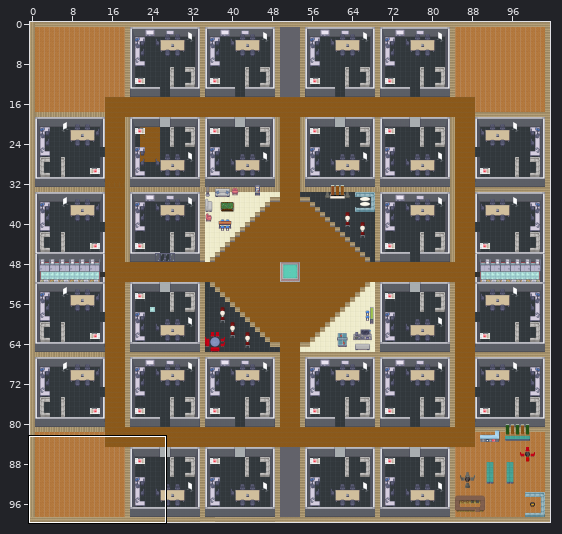
An edit to a level. Tiled map (JSON), tda_Teams.tmj. Above: a wide view before the commit, with the close-up outlined.
Close-up. Old version:
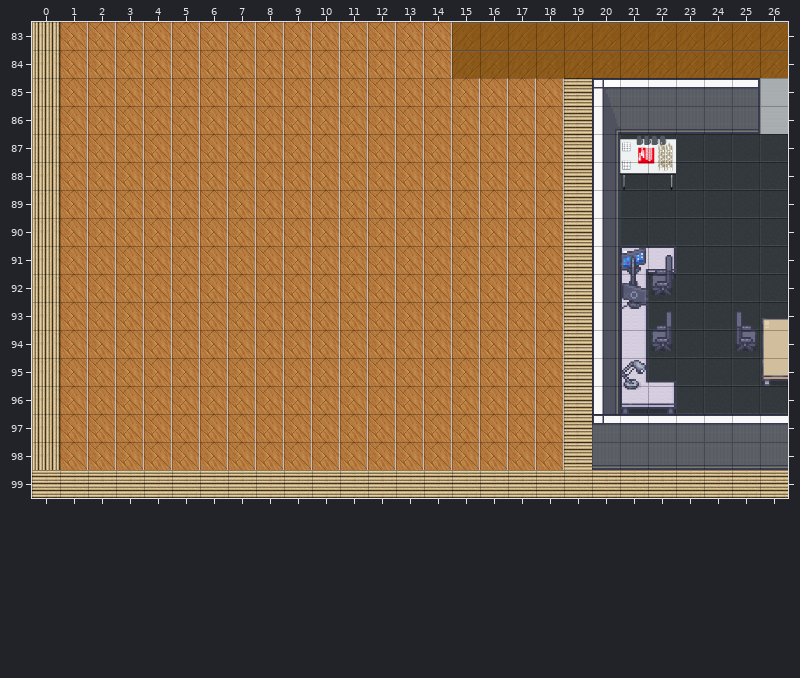
Cells are 32x32 px. Shown: x 0..26, y 83..99. The commit also changed other parts of the map, which this record leaves out.
The result:
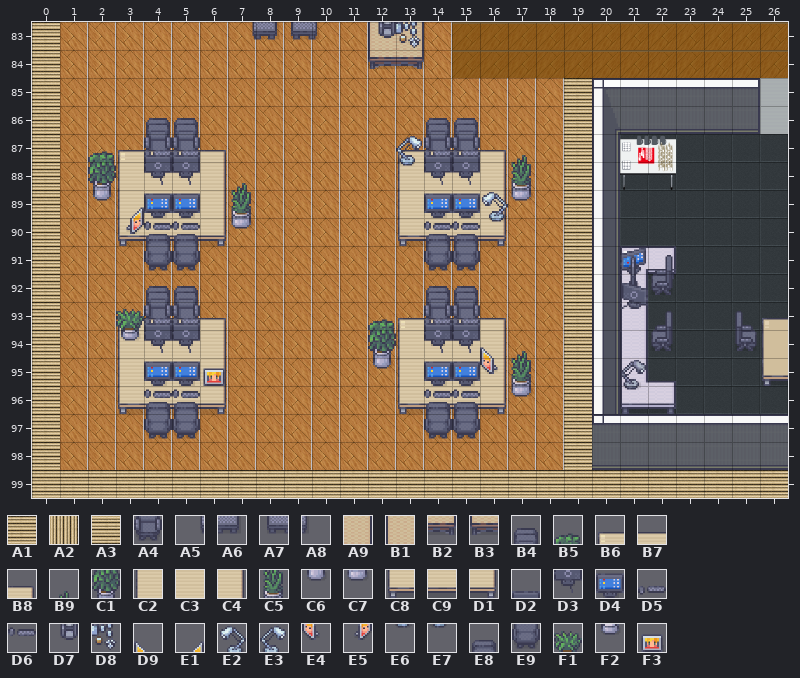
Key: from "Chunk 1": A1 11 flipped left-right, A2 11 flipped on the other diagonal, A3 11 flipped up-down, A4 69, A5 254, A6 255; from "Chunk 2": A7 0, A8 1, A9 3, B1 3 flipped left-right, B2 8, B3 8 flipped left-right, B4 9, B5 11, B6 12, B7 13, B8 14, B9 15, C1 17, C2 18, C3 19, C4 20, C5 21, C6 24, C7 25, C8 26, C9 27, D1 28, D2 60, D3 61, D4 62, D5 63, D6 63 flipped up-down, D7 136, D8 137, D9 141, E1 141 flipped left-right, E2 142, E3 142 flipped left-right, E4 143, E5 143 flipped left-right, E6 144, E7 144 flipped left-right, E8 164, E9 165, F1 173, F2 174, F3 175.
__ is an empty cell, .. an unchanged one.
Tiles of an added or newly shown layer are drawn over the layers below it.
Edits made:
--- layer "walls"
@@ x 0..26 @@
- 83 A2 .. .. .. .. .. .. .. .. .. .. .. .. .. .. .. .. .. .. .. .. .. .. .. .. .. ..
- 84 A2 .. .. .. .. .. .. .. .. .. .. .. .. .. .. .. .. .. .. .. .. .. .. .. .. .. ..
- 85 A2 .. .. .. .. .. .. .. .. .. .. .. .. .. .. .. .. .. .. .. .. .. .. .. .. .. ..
- 86 A2 .. .. .. .. .. .. .. .. .. .. .. .. .. .. .. .. .. .. .. .. .. .. .. .. .. ..
- 87 A2 .. .. .. .. .. .. .. .. .. .. .. .. .. .. .. .. .. .. .. .. .. .. .. .. .. ..
- 88 A2 .. .. .. .. .. .. .. .. .. .. .. .. .. .. .. .. .. .. .. .. .. .. .. .. .. ..
- 89 A2 .. .. .. .. .. .. .. .. .. .. .. .. .. .. .. .. .. .. .. .. .. .. .. .. .. ..
- 90 A2 .. .. .. .. .. .. .. .. .. .. .. .. .. .. .. .. .. .. .. .. .. .. .. .. .. ..
- 91 A2 .. .. .. .. .. .. .. .. .. .. .. .. .. .. .. .. .. .. .. .. .. .. .. .. .. ..
- 92 A2 .. .. .. .. .. .. .. .. .. .. .. .. .. .. .. .. .. .. .. .. .. .. .. .. .. ..
- 93 A2 .. .. .. .. .. .. .. .. .. .. .. .. .. .. .. .. .. .. .. .. .. .. .. .. .. ..
- 94 A2 .. .. .. .. .. .. .. .. .. .. .. .. .. .. .. .. .. .. .. .. .. .. .. .. .. ..
- 95 A2 .. .. .. .. .. .. .. .. .. .. .. .. .. .. .. .. .. .. .. .. .. .. .. .. .. ..
- 96 A2 .. .. .. .. .. .. .. .. .. .. .. .. .. .. .. .. .. .. .. .. .. .. .. .. .. ..
- 97 A2 .. .. .. .. .. .. .. .. .. .. .. .. .. .. .. .. .. .. .. .. .. .. .. .. .. ..
- 98 A2 .. .. .. .. .. .. .. .. .. .. .. .. .. .. .. .. .. .. .. .. .. .. .. .. .. ..
- 99 A3 A3 A3 A3 A3 A3 A3 A3 A3 A3 A3 A3 A3 A3 A3 A3 A3 A3 A3 A3 A3 A3 A3 A3 A3 A3 A3
+ 83 A1 .. .. .. .. .. .. .. .. .. .. .. .. .. .. .. .. .. .. .. .. .. .. .. .. .. ..
+ 84 A1 .. .. .. .. .. .. .. .. .. .. .. .. .. .. .. .. .. .. .. .. .. .. .. .. .. ..
+ 85 A1 .. .. .. .. .. .. .. .. .. .. .. .. .. .. .. .. .. .. .. .. .. .. .. .. .. ..
+ 86 A1 .. .. .. .. .. .. .. .. .. .. .. .. .. .. .. .. .. .. .. .. .. .. .. .. .. ..
+ 87 A1 .. .. .. .. .. .. .. .. .. .. .. .. .. .. .. .. .. .. .. .. .. .. .. .. .. ..
+ 88 A1 .. .. .. .. .. .. .. .. .. .. .. .. .. .. .. .. .. .. .. .. .. .. .. .. .. ..
+ 89 A1 .. .. .. .. .. .. .. .. .. .. .. .. .. .. .. .. .. .. .. .. .. .. .. .. .. ..
+ 90 A1 .. .. .. .. .. .. .. .. .. .. .. .. .. .. .. .. .. .. .. .. .. .. .. .. .. ..
+ 91 A1 .. .. .. .. .. .. .. .. .. .. .. .. .. .. .. .. .. .. .. .. .. .. .. .. .. ..
+ 92 A1 .. .. .. .. .. .. .. .. .. .. .. .. .. .. .. .. .. .. .. .. .. .. .. .. .. ..
+ 93 A1 .. .. .. .. .. .. .. .. .. .. .. .. .. .. .. .. .. .. .. .. .. .. .. .. .. ..
+ 94 A1 .. .. .. .. .. .. .. .. .. .. .. .. .. .. .. .. .. .. .. .. .. .. .. .. .. ..
+ 95 A1 .. .. .. .. .. .. .. .. .. .. .. .. .. .. .. .. .. .. .. .. .. .. .. .. .. ..
+ 96 A1 .. .. .. .. .. .. .. .. .. .. .. .. .. .. .. .. .. .. .. .. .. .. .. .. .. ..
+ 97 A1 .. .. .. .. .. .. .. .. .. .. .. .. .. .. .. .. .. .. .. .. .. .. .. .. .. ..
+ 98 A1 .. .. .. .. .. .. .. .. .. .. .. .. .. .. .. .. .. .. .. .. .. .. .. .. .. ..
+ 99 A1 A1 A1 A1 A1 A1 A1 A1 A1 A1 A1 A1 A1 A1 A1 A1 A1 A1 A1 A1 A1 A1 A1 A1 A1 A1 A1
--- layer "belowFurniture"
@@ x 4..15 @@
- 87 __ __ .. .. .. .. .. .. .. .. __ __
+ 87 A4 A4 .. .. .. .. .. .. .. .. A4 A4
@@ x 4..15 @@
- 93 __ __ .. .. .. .. .. .. .. .. __ __
+ 93 A4 A4 .. .. .. .. .. .. .. .. A4 A4
--- layer "furniture"
@@ x 7..13 @@
- 83 __ __ __ __ .. __ __
- 84 .. .. .. .. .. __ __
+ 83 A5 A6 A7 A8 .. B1 A9
+ 84 .. .. .. .. .. B3 B2
@@ x 2..17 @@
- 86 .. .. __ __ .. .. .. .. .. .. .. .. __ __ .. ..
- 87 __ __ __ __ __ .. .. .. .. .. .. .. .. .. .. __
- 88 __ __ __ __ __ __ .. .. .. .. .. __ __ __ __ __
- 89 __ __ __ __ __ __ .. .. .. .. .. __ __ __ __ __
- 90 .. __ __ __ __ __ .. .. .. .. .. __ __ __ __ ..
+ 86 .. .. B4 B4 .. .. .. .. .. .. .. .. B4 B4 .. ..
+ 87 B5 B6 B7 B7 B8 .. .. .. .. .. .. .. .. .. .. B9
+ 88 C1 C2 C3 C3 C4 B9 .. .. .. .. .. C2 C3 C3 C4 C5
+ 89 C6 C2 C3 C3 C4 C5 .. .. .. .. .. C2 C3 C3 C4 C7
+ 90 .. C8 C9 C9 D1 C7 .. .. .. .. .. C8 C9 C9 D1 ..
@@ x 3..17 @@
- 92 .. __ __ .. .. .. .. .. .. .. .. __ __ .. ..
- 93 __ __ __ __ .. .. .. .. .. __ __ __ __ __ ..
- 94 __ __ __ __ .. .. .. .. .. __ __ __ __ __ __
- 95 __ __ __ __ .. .. .. .. .. __ __ __ __ __ __
- 96 __ __ __ __ .. .. .. .. .. .. __ __ __ __ __
+ 92 .. B4 B4 .. .. .. .. .. .. .. .. B4 B4 .. ..
+ 93 B6 B7 B7 B8 .. .. .. .. .. B5 B6 B7 B7 B8 ..
+ 94 C2 C3 C3 C4 .. .. .. .. .. C1 C2 C3 C3 C4 B9
+ 95 C2 C3 C3 C4 .. .. .. .. .. C6 C2 C3 C3 C4 C5
+ 96 C8 C9 C9 D1 .. .. .. .. .. .. C8 C9 C9 D1 C7
--- layer "betweenFurniture"
@@ x 4..5 @@
- 87 __ __
- 88 __ __
- 89 __ __
- 90 __ __
+ 87 D2 D2
+ 88 D3 D3
+ 89 D4 D4
+ 90 D6 D6
@@ x 4..15 @@
- 93 __ __ .. .. .. .. .. .. .. .. __ __
- 94 __ __ .. .. .. .. .. .. .. .. __ __
- 95 __ __ .. .. .. .. .. .. .. .. __ __
- 96 __ __ .. .. .. .. .. .. .. .. __ __
+ 93 D2 D2 .. .. .. .. .. .. .. .. D2 D2
+ 94 D3 D3 .. .. .. .. .. .. .. .. D3 D3
+ 95 D4 D4 .. .. .. .. .. .. .. .. D4 D4
+ 96 D6 D6 .. .. .. .. .. .. .. .. D6 D6
--- layer "aboveFurniture"
@@ x 12..13 @@
- 83 __ __
+ 83 D7 D8
@@ x 3..16 @@
- 87 .. __ __ .. .. .. .. .. .. .. .. .. .. ..
- 88 .. __ __ .. .. .. .. .. .. .. .. __ __ ..
- 89 __ .. .. .. .. .. .. .. .. .. .. __ __ __
- 90 __ .. .. .. .. .. .. .. .. .. .. __ __ __
+ 87 .. D5 D5 .. .. .. .. .. .. .. .. .. .. ..
+ 88 .. D3 D3 .. .. .. .. .. .. .. .. D3 D3 ..
+ 89 E1 .. .. .. .. .. .. .. .. .. .. D4 D4 E2
+ 90 E5 .. .. .. .. .. .. .. .. .. .. D6 D6 E6
@@ x 4..16 @@
- 93 __ __ .. .. .. .. .. .. .. .. __ __ ..
- 94 __ __ .. .. .. .. .. .. .. .. __ __ __
- 95 .. .. .. .. .. .. .. .. .. .. .. .. __
+ 93 D5 D5 .. .. .. .. .. .. .. .. D5 D5 ..
+ 94 D3 D3 .. .. .. .. .. .. .. .. D3 D3 D9
+ 95 .. .. .. .. .. .. .. .. .. .. .. .. E4
--- layer "abovePlayer1"
@@ x 3..16 @@
- 87 __ __ __ __ .. .. .. .. .. .. __ __ __ __
+ 87 B6 B7 B7 B8 .. .. .. .. .. .. B6 B7 B7 B8
@@ x 4..15 @@
- 90 __ __ .. .. .. .. .. .. .. .. __ __
- 91 __ __ .. .. .. .. .. .. .. .. __ __
+ 90 E8 E8 .. .. .. .. .. .. .. .. E8 E8
+ 91 E9 E9 .. .. .. .. .. .. .. .. E9 E9
@@ x 3..16 @@
- 93 __ __ __ __ .. .. .. .. .. .. __ __ __ __
+ 93 B6 B7 B7 B8 .. .. .. .. .. .. B6 B7 B7 B8
@@ x 4..15 @@
- 96 __ __ .. .. .. .. .. .. .. .. __ __
- 97 __ __ .. .. .. .. .. .. .. .. __ __
+ 96 E8 E8 .. .. .. .. .. .. .. .. E8 E8
+ 97 E9 E9 .. .. .. .. .. .. .. .. E9 E9
--- layer "abovePlayer2"
@@ x 4..15 @@
- 87 __ __ .. .. .. .. .. .. .. __ __ __
- 88 .. .. .. .. .. .. .. .. .. __ .. ..
+ 87 D5 D5 .. .. .. .. .. .. .. E3 D5 D5
+ 88 .. .. .. .. .. .. .. .. .. E7 .. ..
@@ x 3..15 @@
- 93 __ __ __ .. .. .. .. .. .. .. .. __ __
- 94 __ .. .. .. .. .. .. .. .. .. .. .. ..
- 95 .. .. .. __ .. .. .. .. .. .. .. .. ..
+ 93 F1 D5 D5 .. .. .. .. .. .. .. .. D5 D5
+ 94 F2 .. .. .. .. .. .. .. .. .. .. .. ..
+ 95 .. .. .. F3 .. .. .. .. .. .. .. .. ..
--- layer "abovePlayer3" (added)
@@ x 4..15 @@
- 87 __ __ .. .. .. .. .. .. .. .. __ __
+ 87 D2 D2 .. .. .. .. .. .. .. .. D2 D2
@@ x 4..15 @@
- 93 __ __ .. .. .. .. .. .. .. .. __ __
+ 93 D2 D2 .. .. .. .. .. .. .. .. D2 D2
Boxes around the changes in both close-ups, in picture pixels (x1, y1, x2, y2):
changed: (32, 22, 788, 498)
